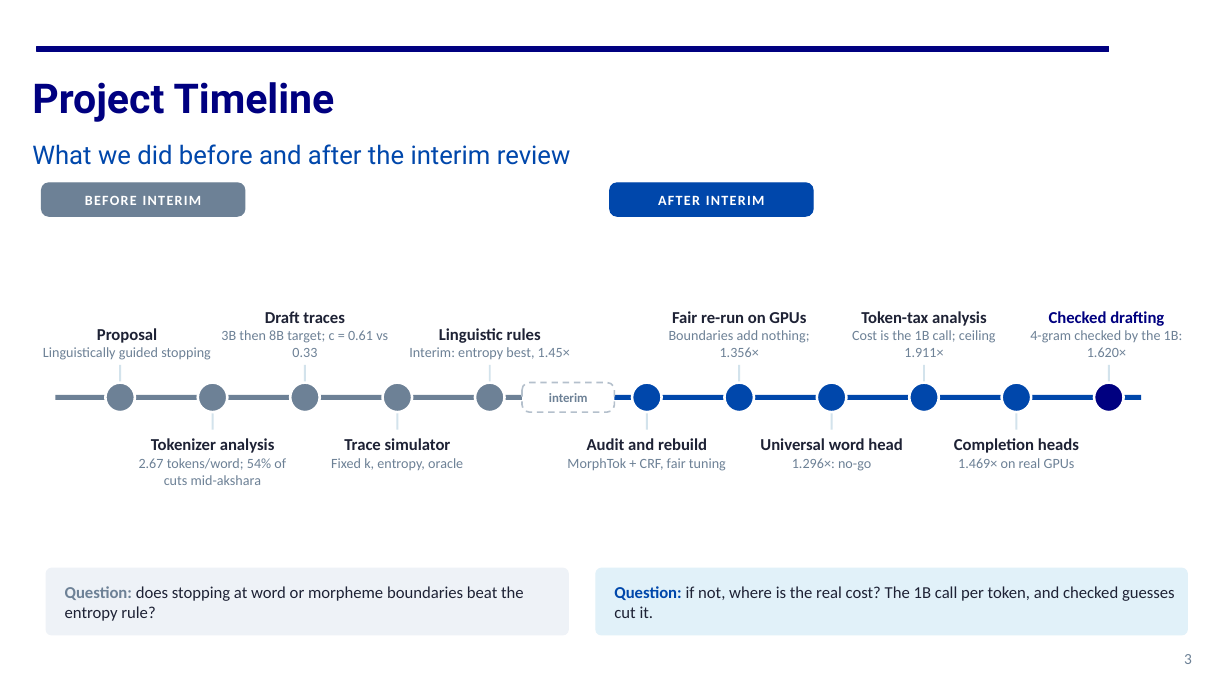
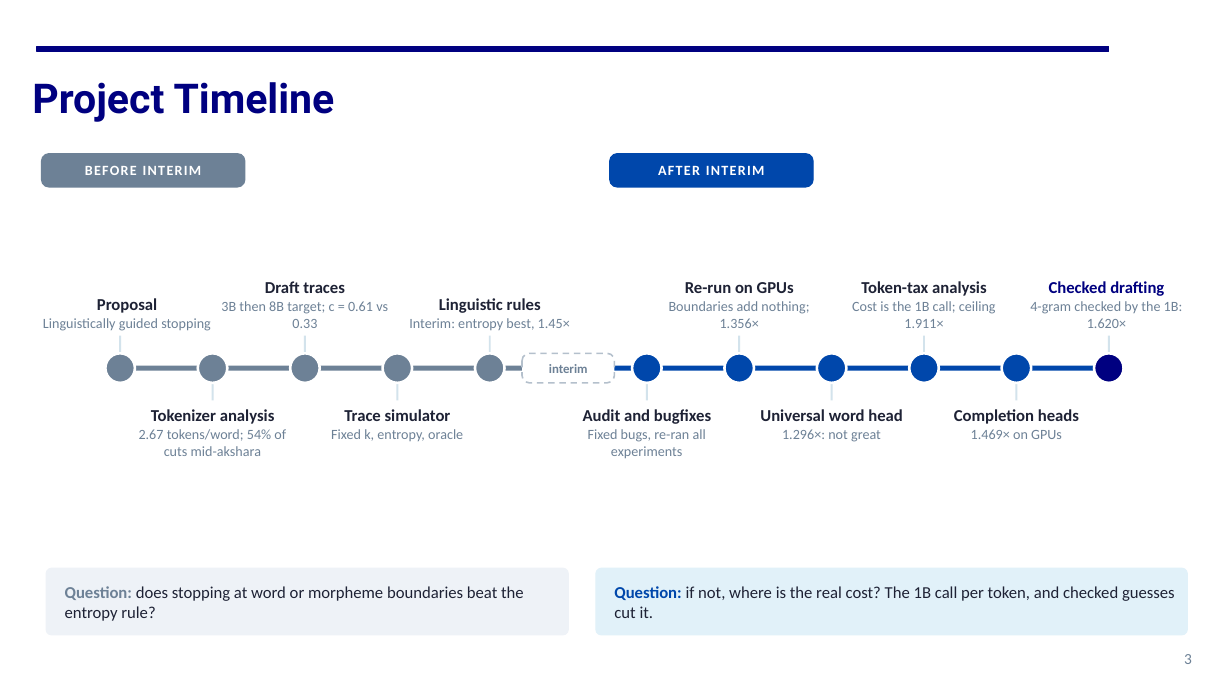
Before and after one commit to https-kanika/Linguistically-guided-MTP, a slide deck: slide 3 of docs/presentation/CS769_final_presentation.pptx. Drawn at 1232x693 pixels with LibreOffice and Linux fonts; fonts in the diff are those of the drawing. Boxes give left, top, right and bottom in pixels: in the first picture for what was removed or moved away, otherwise in the second. Text is boxed around its words. In the diff, an @@ line names an element or a change of style, - is before the commit and + after.

Commit message:
Presentation: include manual edits; describe post-interim work as bug fixes and a re-run

```diff
--- a/docs/presentation/CS769_final_presentation.pptx
+++ b/docs/presentation/CS769_final_presentation.pptx
@@ text removed at <box>32,144,571,165</box> @@
-What we did before and after the interim review
@@ text at <box>685,282,794,293</box>: text changed @@
-Fair re-run on GPUs
+Re-run on GPUs
@@ line moved from (55, 397) - (568, 397) to (120, 368) - (568, 368) @@
@@ line moved from (568, 397) - (1141, 397) to (568, 368) - (1109, 368) @@
@@ text at <box>583,409,711,458</box>: text changed @@
-Audit and rebuild
-MorphTok + CRF, fair tuning
+Audit and bugfixes
+Fixed bugs, re-ran all experiments
@@ 13 texts, 11 ellipses, 11 lines, 3 rounded rectangles: place and size @@
-13 texts, 11 ellipses, 11 lines, 3 rounded rectangles at <box>42,183,1183,485</box>
+13 texts, 11 ellipses, 11 lines, 3 rounded rectangles at <box>42,153,1183,456</box>
@@ text at <box>782,429,881,442</box>: text changed @@
-1.296×: no-go
+1.296×: not great
@@ text at <box>971,429,1062,439</box>: text changed @@
-1.469× on real GPUs
+1.469× on GPUs
```
Also in this commit, not shown: 8 other slides changed, 1 other file.
